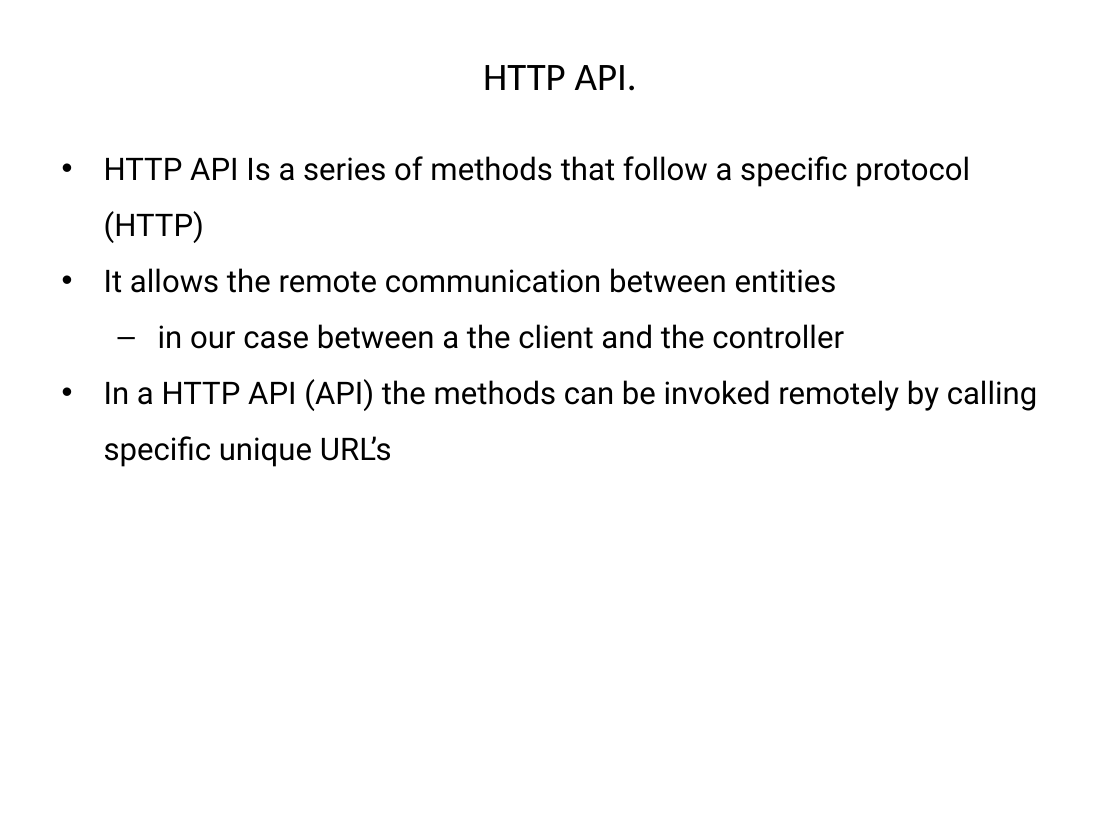
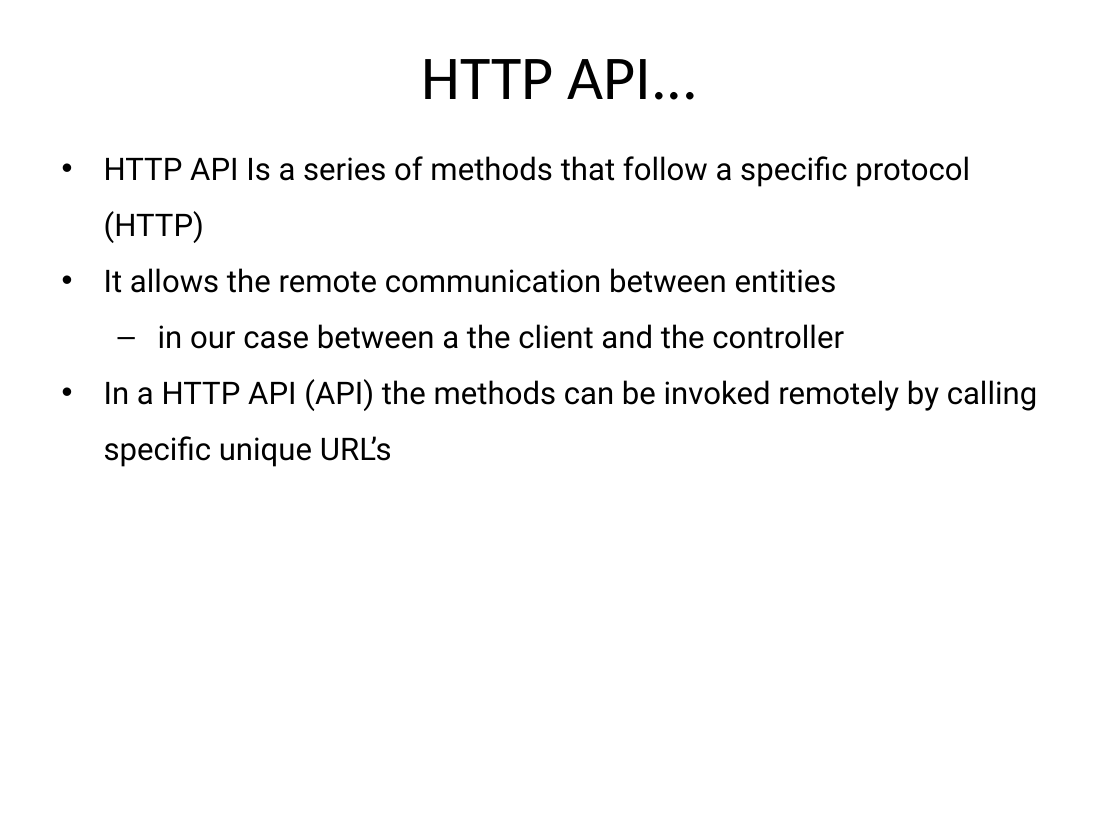
Before and after one commit to hogeschool/Development-5, a slide deck: slide 13 of Lectures/Lecture3/lesson3.pptx. Drawn at 1120x840 pixels with LibreOffice and Linux fonts; fonts in the diff are those of the drawing. Boxes give left, top, right and bottom in pixels: in the first picture for what was removed or moved away, otherwise in the second. Text is boxed around its words. In the diff, an @@ line names an element or a change of style, - is before the commit and + after.

```diff
--- a/Lectures/Lecture3/lesson3.pptx
+++ b/Lectures/Lecture3/lesson3.pptx
@@ title at bbox=[421, 59, 699, 100]: text changed; size 25 to 40 pt @@
-HTTP API.
+HTTP API...
```
Also in this commit, not shown: 18 other slides changed, 15 slides added.
